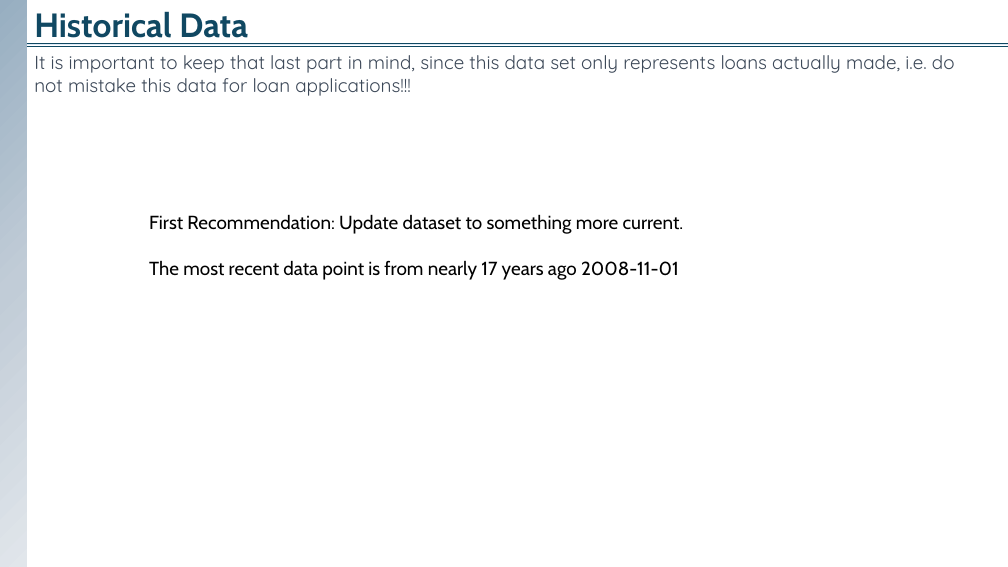
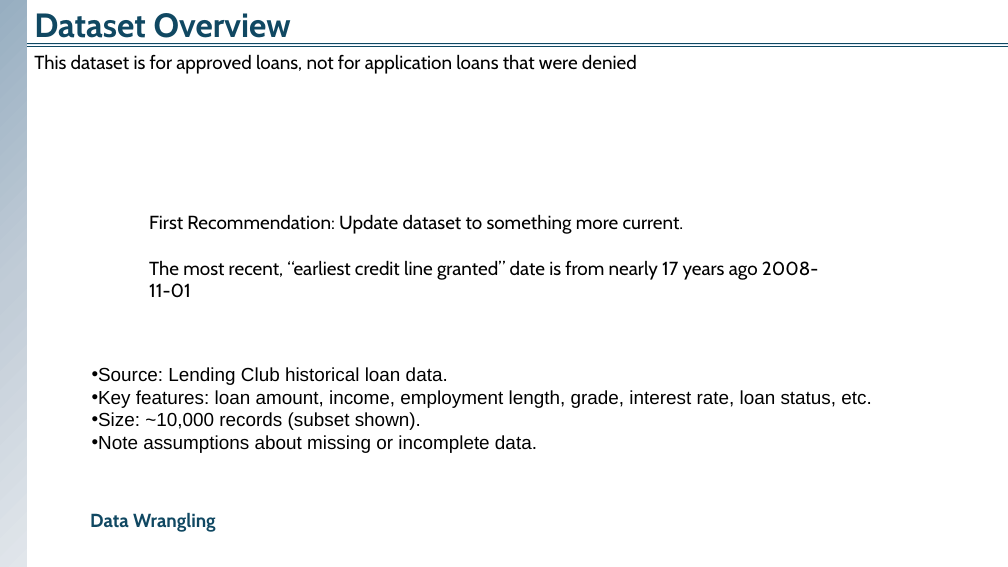
Before and after one commit to 37signals37/lending_club, a slide deck: slide 4 of Maximizing Profit for Lending Club.pptx (slide 3 before the commit). Drawn at 1008x567 pixels with LibreOffice and Linux fonts; fonts in the diff are those of the drawing. Boxes give left, top, right and bottom in pixels: in the first picture for what was removed or moved away, otherwise in the second. Text is boxed around its words. In the diff, an @@ line names an element or a change of style, - is before the commit and + after.

Commit message:
initial data validation checks; began validation schema

```diff
--- a/Maximizing Profit for Lending Club.pptx
+++ b/Maximizing Profit for Lending Club.pptx
@@ text at bbox=[34, 13, 291, 44]: text changed @@
-Historical Data
+Dataset Overview
@@ text at bbox=[34, 54, 637, 74]: text changed; font Quicksand to Cabin; text colour #3C4858 to #000000 @@
-It is important to keep that last part in mind, since this data set only represents loans actually made, i.e. do not mistake this data for loan applications!!!
+This dataset is for approved loans, not for application loans that were denied
@@ text at bbox=[149, 260, 818, 298]: text changed @@
-The most recent data point is from nearly 17 years ago 2008-11-01
+The most recent, “earliest credit line granted” date is from nearly 17 years ago 2008-11-01
@@ text added at bbox=[92, 367, 871, 453], 18 pt, text #000000 @@
+• Source: Lending Club historical loan data.
+• Key features: loan amount, income, employment length, grade, interest rate, loan status, etc.
+• Size: ~10,000 records (subset shown).
+• Note assumptions about missing or incomplete data.
@@ text added at bbox=[90, 512, 216, 532], 18 pt, text #104862, bold @@
+Data Wrangling
```
Also in this commit, not shown: 12 slides added, 1 slide removed, 5 other files.
